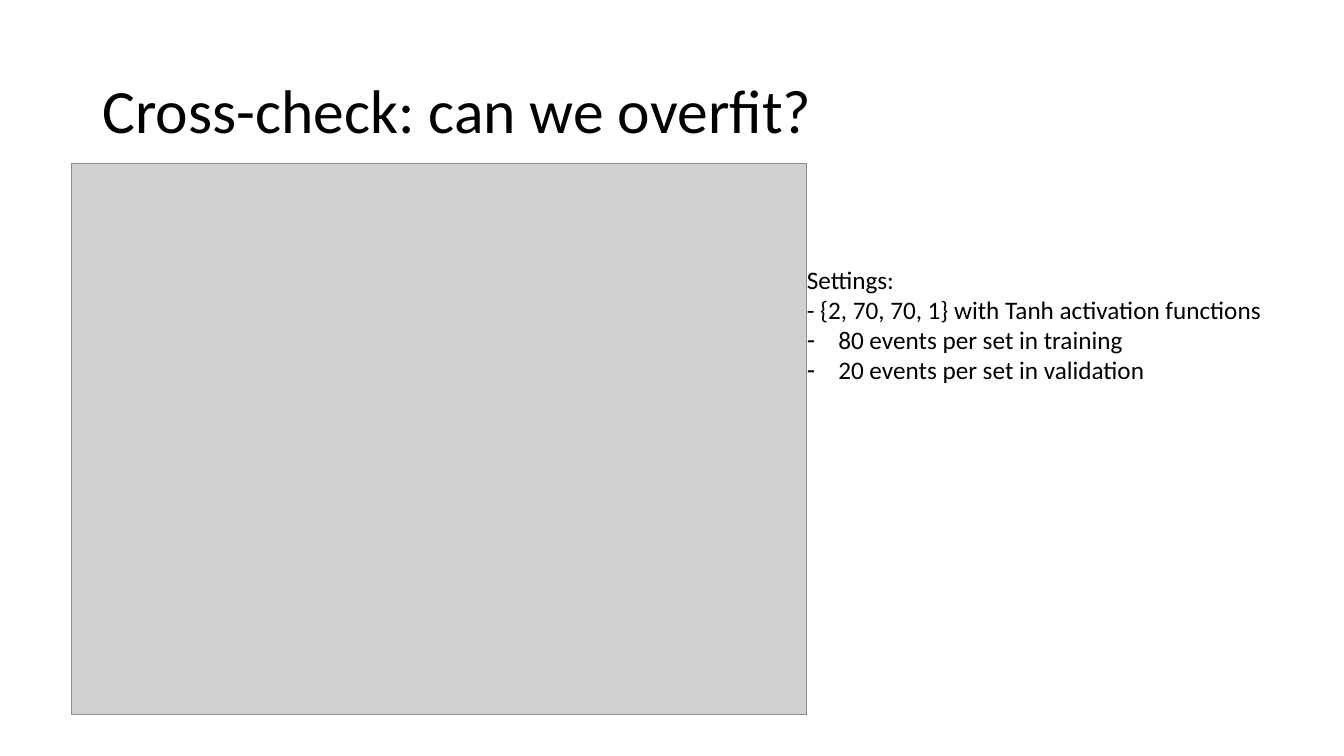
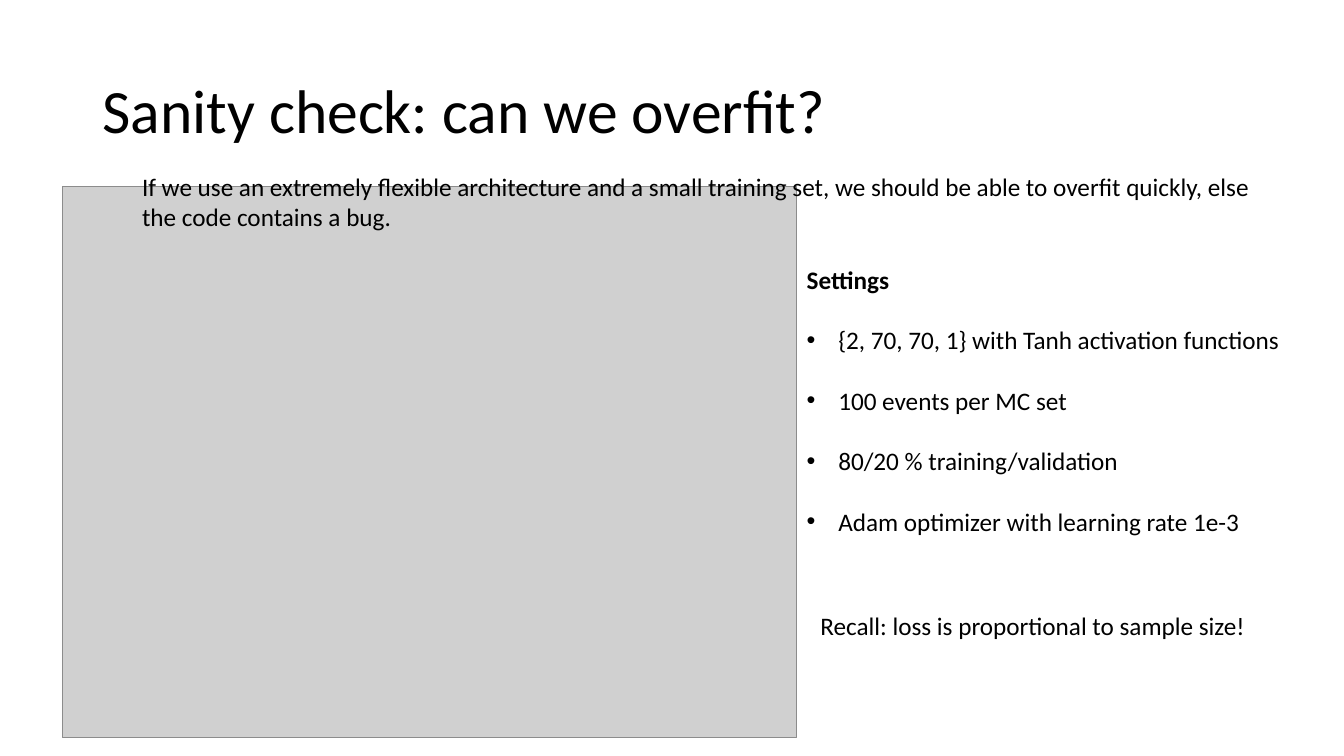
Before and after one commit to LHCfitNikhef/ML4EFT, a slide deck: slide 5 of talks/22-01-2021-update.pptx (slide 2 before the commit). Drawn at 1344x756 pixels with LibreOffice and Linux fonts; fonts in the diff are those of the drawing; grey boxes stand for pictures. Boxes give left, top, right and bottom in pixels: in the first picture for what was removed or moved away, otherwise in the second. Text is boxed around its words. In the diff, an @@ line names an element or a change of style, - is before the commit and + after.

```diff
--- a/talks/22-01-2021-update.pptx
+++ b/talks/22-01-2021-update.pptx
@@ title at (102, 90, 825, 143): text changed @@
-Cross-check: can we overfit?
+Sanity check: can we overfit?
@@ text added at (142, 175, 1249, 231), 18 pt, text #000000 @@
+If we use an extremely flexible architecture and a small training set, we should be able to overfit quickly, else
+the code contains a bug.
@@ picture: place and size @@
-picture at (72, 163, 807, 715)
+picture at (63, 187, 798, 738)
@@ text at (807, 271, 1279, 536): text changed @@
-Settings:
-- {2, 70, 70, 1} with Tanh activation functions
-– 80 events per set in training
-– 20 events per set in validation
+Settings
+• {2, 70, 70, 1} with Tanh activation functions
+• 100 events per MC set
+• 80/20 % training/validation
+• Adam optimizer with learning rate 1e-3
@@ text added at (820, 617, 1245, 639), 18 pt, text #000000 @@
+Recall: loss is proportional to sample size!
```
Also in this commit, not shown: 7 slides added, 1 slide removed, 2 other files.
